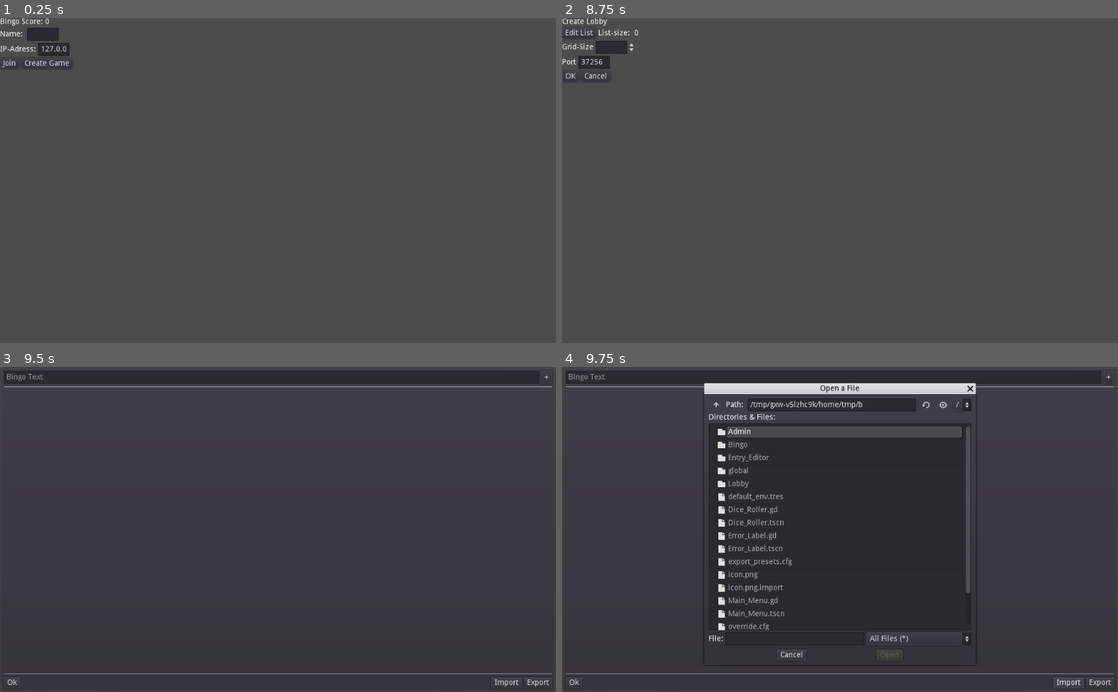
Above: before the commit, frames 1-4 (two rows, left to right).
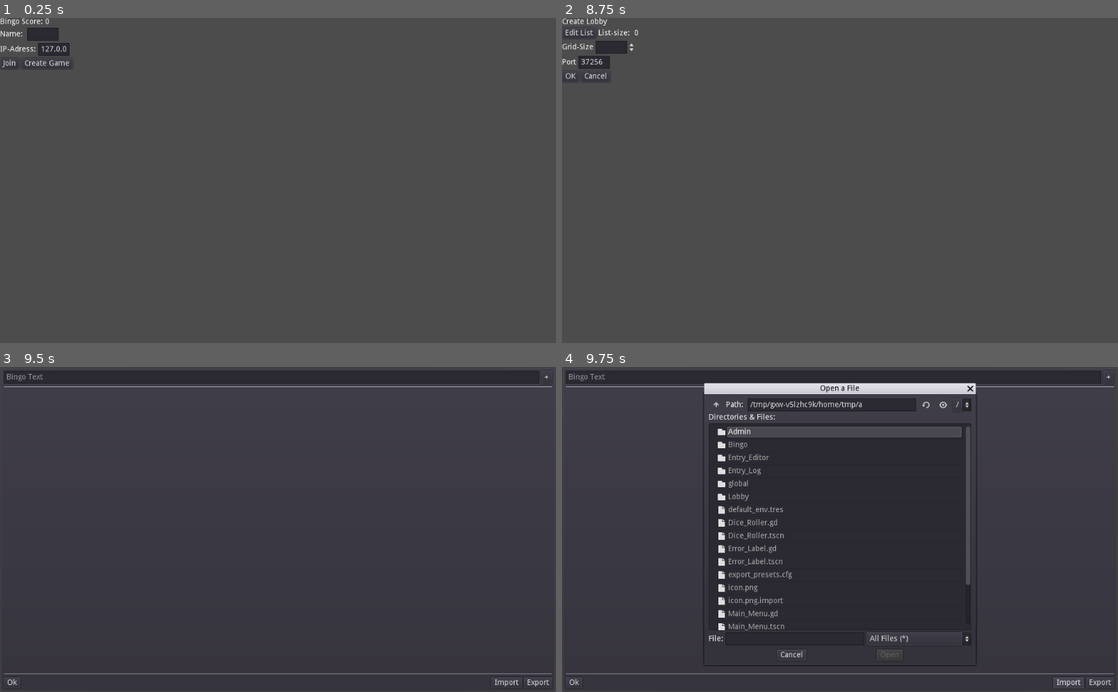
Above: after the commit, the same moments.

Repository: Reneator/Godot-Online-Bingo
Game: Godot game, scene res://Main_Menu.tscn
The game is run twice, just before and just after one commit, with the same random seed, the same clock (stepped at 60 frames per second) and the same inputs.
Inputs (mouse positions are in pixels of both pictures, inside the frame that each line leads up to):
- Up to frame 1 (0.25 s): no input
- Up to frame 2 (8.75 s): click (606, 34) at 0.52 s; type "Alex" at 0.6 s; click "Create Game" at 1.25 s; click "OK" at 2 s; click "OK" at 2.75 s; click "Edit List" at 3.5 s; click (834, 27) at 4.27 s; type "Alex" at 4.35 s; click "+" at 5 s; click "X" at 5.75 s; click "Ok" at 6.5 s; click "Edit List" at 7.25 s; click "Ok" at 8 s
- Up to frame 3 (9.5 s): click "Edit List" at 8.75 s
- Up to frame 4 (9.75 s): click "Import" at 9.5 s

Frames 1-3 are identical in both runs. In frame 4, 0.9% of the frame differs, in the area x 28-74%, y 10-81%.
Error after the commit: Parse Error: Can't access member variable ("grid_size") from a static function. (res://Bingo/Bingo.gd:99)

Commit message:
Improvements
- Started work on Entries-Log (Concept + UI)
- Added bingo-Confirm basic concept

Diff:
--- a/Admin/Admin_Entry_Log.gd
+++ /dev/null
@@ -1,4 +0,0 @@
-extends Node
-
-
-var log_entries = []
--- /dev/null
+++ b/Admin/Bingo_Confirm_Popup.gd
@@ -0,0 +1,35 @@
+extends PanelContainer
+
+
+var bingo_queue = [] #sessions
+
+var validator
+
+var current_session
+
+signal confirmed(session)
+signal rejected(session)
+
+func add_session(session: Session):
+	bingo_queue.append(session)
+	start_session()
+		#add check_with_log
+
+func start_session():
+	if not current_session:
+		current_session = bingo_queue.pop_front()
+		$VBoxContainer/Bingo.initialize_with_session(current_session)
+
+func next_session():
+	current_session = null
+	if bingo_queue.size() > 0:
+		 start_session()
+
+func _on_Confirm_Button_pressed():
+	emit_signal("confirmed", current_session)
+	next_session()
+
+
+func _on_Reject_Button_pressed():
+	emit_signal("rejected", current_session)
+	next_session()
--- /dev/null
+++ b/Admin/Bingo_Confirm_Popup.tscn
@@ -0,0 +1,80 @@
+[gd_scene load_steps=5 format=2]
+
+[ext_resource path="res://Bingo/Bingo_Button.tscn" type="PackedScene" id=1]
+[ext_resource path="res://Bingo/Bingo.tscn" type="PackedScene" id=2]
+[ext_resource path="res://Bingo/Bingo.gd" type="Script" id=3]
+[ext_resource path="res://Admin/Bingo_Confirm_Popup.gd" type="Script" id=4]
+
+[node name="Bingo_Confirm_Popup" type="PanelContainer"]
+visible = false
+margin_left = 249.147
+margin_top = -41.9203
+margin_right = 763.147
+margin_bottom = 520.08
+script = ExtResource( 4 )
+__meta__ = {
+"_edit_use_anchors_": false
+}
+
+[node name="VBoxContainer" type="VBoxContainer" parent="."]
+margin_left = 7.0
+margin_top = 7.0
+margin_right = 507.0
+margin_bottom = 555.0
+
+[node name="HBoxContainer" type="HBoxContainer" parent="VBoxContainer"]
+margin_right = 500.0
+margin_bottom = 20.0
+
+[node name="Bingo_Popup_Label" type="Label" parent="VBoxContainer/HBoxContainer"]
+margin_top = 3.0
+margin_right = 476.0
+margin_bottom = 17.0
+size_flags_horizontal = 3
+text = "Username"
+
+[node name="Close_Button" type="Button" parent="VBoxContainer/HBoxContainer"]
+margin_left = 480.0
+margin_right = 500.0
+margin_bottom = 20.0
+text = "X"
+__meta__ = {
+"_edit_use_anchors_": false
+}
+
+[node name="Bingo" type="GridContainer" parent="VBoxContainer" instance=ExtResource( 2 )]
+margin_top = 24.0
+margin_right = 500.0
+margin_bottom = 524.0
+rect_min_size = Vector2( 500, 500 )
+columns = 3
+script = ExtResource( 3 )
+__meta__ = {
+"_edit_use_anchors_": false
+}
+bingo_element = ExtResource( 1 )
+
+[node name="HBoxContainer2" type="HBoxContainer" parent="VBoxContainer"]
+margin_top = 528.0
+margin_right = 500.0
+margin_bottom = 548.0
+
+[node name="Confirm_Button" type="Button" parent="VBoxContainer/HBoxContainer2"]
+margin_right = 62.0
+margin_bottom = 20.0
+text = "Confirm"
+
+[node name="Label" type="Label" parent="VBoxContainer/HBoxContainer2"]
+margin_left = 66.0
+margin_top = 3.0
+margin_right = 444.0
+margin_bottom = 17.0
+size_flags_horizontal = 3
+
+[node name="Reject_Button" type="Button" parent="VBoxContainer/HBoxContainer2"]
+margin_left = 448.0
+margin_right = 500.0
+margin_bottom = 20.0
+text = "Reject"
+[connection signal="pressed" from="VBoxContainer/HBoxContainer2/Confirm_Button" to="." method="_on_Confirm_Button_pressed"]
+[connection signal="pressed" from="VBoxContainer/HBoxContainer2/Reject_Button" to="." method="_on_Reject_Button_pressed"]
--- a/Admin/Entries_Log_UI.tscn
+++ /dev/null
@@ -1,8 +0,0 @@
-[gd_scene format=2]
-
-[node name="Entries_Log" type="VBoxContainer"]
-margin_left = 455.0
-margin_right = 906.0
-margin_bottom = 26.0
-rect_clip_content = true
-size_flags_horizontal = 3
--- a/Admin/Lobby_Admin.gd
+++ b/Admin/Lobby_Admin.gd
@@ -13,6 +13,9 @@
 	Events.connect("admin_username_clicked", self, "on_username_clicked")
 	$HTTPRequest.connect("request_completed", self, "on_request_completed")
 	$HTTPRequest.request("https://api.ipify.org")
+	$HBoxContainer2/Bingo_Entries_Container.connect("entry_clicked", self, "on_entry_clicked")
+	$HBoxContainer2/Bingo_Entries_Container.initialize(Global.bingo_entries)
+	$Control/Bingo_Confirm_Popup.validator = $HBoxContainer2/Entries_Log
 
 func on_request_completed(result, response_code, headers, body):
 	var string = body.get_string_from_utf8()
@@ -42,7 +45,15 @@
 
 func on_update_client_session(session: Session):
 	session_manager.update_session(session)
-	print("Updating Session!")
+	var is_bingo = check_bingo(session)
+	if is_bingo:
+		$Control/Bingo_Confirm_Popup.show()
+
+
+var bingo_queue = [] #sessions
+
+func check_bingo(session):
+
 
 func _on_Copy_IP_Button_pressed():
 	OS.set_clipboard(full_ip_string)
@@ -62,3 +73,11 @@
 func _on_Close_Button_pressed():
 	$Control/Bingo_Popup.hide()
 	pass # Replace with function body.
+
+
+func _on_Confirm_Button_pressed():
+	$Control/Bingo_Confirm_Popup.hide()
+
+
+func _on_Reject_Button_pressed():
+	$Control/Bingo_Confirm_Popup.hide()
--- a/Admin/Lobby_Admin.tscn
+++ b/Admin/Lobby_Admin.tscn
@@ -1,10 +1,11 @@
-[gd_scene load_steps=6 format=2]
+[gd_scene load_steps=7 format=2]
 
 [ext_resource path="res://Admin/User_List.tscn" type="PackedScene" id=1]
 [ext_resource path="res://Admin/Bingo_Entries_Container.tscn" type="PackedScene" id=2]
 [ext_resource path="res://Admin/Lobby_Admin.gd" type="Script" id=3]
-[ext_resource path="res://Admin/Entries_Log_UI.tscn" type="PackedScene" id=4]
+[ext_resource path="res://Entry_Log/Entries_Log_UI.tscn" type="PackedScene" id=4]
 [ext_resource path="res://Bingo/Bingo.tscn" type="PackedScene" id=5]
+[ext_resource path="res://Admin/Bingo_Confirm_Popup.tscn" type="PackedScene" id=6]
 
 [node name="Lobby_Admin" type="VBoxContainer"]
 anchor_right = 1.0
@@ -126,5 +127,7 @@
 margin_top = 24.0
 margin_right = 500.0
 margin_bottom = 524.0
+
+[node name="Bingo_Confirm_Popup" parent="Control" instance=ExtResource( 6 )]
 [connection signal="pressed" from="HBoxContainer/HBoxContainer/Copy_IP_Button" to="." method="_on_Copy_IP_Button_pressed"]
 [connection signal="pressed" from="Control/Bingo_Popup/VBoxContainer/HBoxContainer/Close_Button" to="." method="_on_Close_Button_pressed"]
--- a/Bingo/Bingo.gd
+++ b/Bingo/Bingo.gd
@@ -1,5 +1,5 @@
 extends GridContainer
-
+class_name Bingo
 
 export (int) var grid_size = 3
 
@@ -21,6 +21,8 @@
 		var element = elements[i]
 		var is_pressed = (pressed == "True")
 		element.pressed = is_pressed
+		if session.bingo_entries_validation.size() > 0:
+			element.is_valid = session.bingo_entries_validation[i]
 
 
 func initialize(entries, _grid_size):
@@ -50,10 +52,11 @@
 func on_bingo_button_pressed():
 	if disabled:
 		return
-	check_for_bingo()
-
 	var entries = get_current_state()
+#	var is_bingo = check_for_bingo(entries)
 	emit_signal("change", entries)
+#	if is_bingo:
+#		emit_signal("bingo")
 
 func get_entries():
 	return get_children()
@@ -66,21 +69,21 @@
 	return entries
 
 
-func check_for_bingo():
+static func check_for_bingo(entries):
 	#here i would have to reset the bingo when the admin rejects
 	var is_bingo = false
+	var rows = get_rows(entries)
+	is_bingo = check_x_rows(entries) or is_bingo
+	is_bingo = check_y_rows(entries) or is_bingo
+	is_bingo = check_diagonal(entries) or is_bingo
+	return is_bingo
+#	if is_bingo:
+#		bingo()
 
-	is_bingo = check_x_rows() or is_bingo
-	is_bingo = check_y_rows() or is_bingo
-	is_bingo = check_diagonal() or is_bingo
-	if is_bingo:
-		bingo()
-
-func check_x_rows():
-	var entries = get_children()
+static func check_x_rows(entries):
 	var index = 0
 
-	var rows = get_rows()
+	var rows = get_rows(entries)
 
 	for x_row in rows:
 		var is_bingo = true
@@ -89,10 +92,7 @@
 		if is_bingo:
 			return true
 
-func get_rows():
-	if rows:
-		return rows
-	var entries = get_entries()
+static func get_rows(entries):
 	var new_array = []
 	var current_array
 	for i in range(entries.size()):
@@ -103,8 +103,8 @@
 		current_array.append(entries[i])
 	return new_array
 
-func check_y_rows():
-	var rows = get_rows()
+static func check_y_rows(entries):
+	var rows = get_rows(entries)
 	for y in range(grid_size):
 		var is_bingo = true
 		for x_row in rows:
@@ -112,8 +112,8 @@
 		if is_bingo:
 			return true
 
-func check_diagonal():
-	var rows = get_rows()
+static func check_diagonal(entries):
+	var rows = get_rows(entries)
 	var has_bingoed = false
 	var is_bingo = true
 	var x = 0
--- a/Bingo/Bingo_Button.gd
+++ b/Bingo/Bingo_Button.gd
@@ -1,4 +1,18 @@
 extends Button
+
+var is_valid
+
+var date_string
+
+
+func _ready():
+	if not do_validation:
+		return
+	if is_valid:
+		self_modulate = Color.green
+	else:
+		self_modulate = Color.red
+
 
 func to_string():
 	return "%s,%s" %[text, pressed]
--- /dev/null
+++ b/Entry_Log/Bingo_Admin_Entries_Log.gd
@@ -0,0 +1,6 @@
+extends Node
+
+var entries_log = []
+
+func add_entry(entry_value):
+	var date_time = OS.get_datetime()
--- /dev/null
+++ b/Entry_Log/Entries_Log_UI.gd
@@ -0,0 +1,10 @@
+extends VBoxContainer
+
+export (PackedScene) var log_entry_scene
+
+func add_entry(entry_value):
+	var date_time = OS.get_datetime()
+	var log_entry = log_entry_scene.instance()
+	log_entry.entry = entry_value
+	log_entry.time_stamp = date_time
+	add_child(log_entry)
--- /dev/null
+++ b/Entry_Log/Entries_Log_UI.tscn
@@ -0,0 +1,15 @@
+[gd_scene load_steps=3 format=2]
+
+[ext_resource path="res://Entry_Log/Entries_Log_UI.gd" type="Script" id=1]
+[ext_resource path="res://Entry_Log/Log_Entry.tscn" type="PackedScene" id=2]
+
+[node name="Entries_Log" type="VBoxContainer"]
+margin_right = 451.0
+margin_bottom = 26.0
+rect_clip_content = true
+size_flags_horizontal = 3
+script = ExtResource( 1 )
+__meta__ = {
+"_edit_use_anchors_": false
+}
+log_entry_scene = ExtResource( 2 )
--- /dev/null
+++ b/Entry_Log/Log_Entry.gd
@@ -0,0 +1,14 @@
+extends Label
+
+var entry : String
+var time_stamp : Dictionary # datetime
+var date_string : String
+
+
+func _ready():
+	text = "%s:%s" % [time_stamp, entry]
+
+func is_created_after(compare_date_string): # checks if the Log_entry was created after the input time_stamp
+	if not date_string:
+		date_string = Date_Util.parse_to_string(time_stamp)
+	return date_string > compare_date_string
--- /dev/null
+++ b/Entry_Log/Log_Entry.tscn
@@ -0,0 +1,11 @@
+[gd_scene load_steps=2 format=2]
+
+[ext_resource path="res://Entry_Log/Log_Entry.gd" type="Script" id=1]
+
+[node name="Label" type="Label"]
+margin_right = 451.0
+margin_bottom = 14.0
+script = ExtResource( 1 )
+__meta__ = {
+"_edit_use_anchors_": false
+}
--- a/Lobby/Lobby_Screen.gd
+++ b/Lobby/Lobby_Screen.gd
@@ -19,6 +19,7 @@
 	var current_session : Session = Global.game_session
 	var update_session = Session.new()
 	update_session.username = current_session.username
+	update_session.peer_id = current_session.peer_id
 	update_session.bingo_entries_state = bingo_state
 	var session_json = update_session.as_json()
 	Game.rpc_id(1, "update_client_session", session_json)
--- /dev/null
+++ b/global/Date_Util.gd
@@ -0,0 +1,5 @@
+extends Node
+class_name Date_Util
+
+static func parse_to_string(date_time):
+	return "%02d.%02d.%02d_%02d:%02d:%02d" % [date_time["year"], date_time["month"],date_time["day"], date_time["hour"], date_time["minute"], date_time["second"]]
--- a/global/Entries_Log_Global.gd
+++ /dev/null
@@ -1 +0,0 @@
-extends Node
--- a/global/Global.gd
+++ b/global/Global.gd
@@ -14,7 +14,6 @@
 var game_session: Session
 
 var upnp
-
 var upnp_port
 
 var is_host = false
--- a/global/Session.gd
+++ b/global/Session.gd
@@ -4,8 +4,10 @@
 var username
 var ip_address
 var lobby_key
+var creation_date
 var bingo_entries = [] # for initialization
 var bingo_entries_state = [] # for the current state of the bingo-field
+var bingo_entries_validation = [] # for validation with the bingo-log
 var grid_size
 var peer_id
 
--- a/project.godot
+++ b/project.godot
@@ -9,10 +9,20 @@
 config_version=4
 
 _global_script_classes=[ {
+"base": "GridContainer",
+"class": "Bingo",
+"language": "GDScript",
+"path": "res://Bingo/Bingo.gd"
+}, {
 "base": "Reference",
 "class": "Create_Lobby_Settings",
 "language": "GDScript",
 "path": "res://global/Create_Lobby_Settings.gd"
+}, {
+"base": "Node",
+"class": "Date_Util",
+"language": "GDScript",
+"path": "res://global/Date_Util.gd"
 }, {
 "base": "Control",
 "class": "Dice_Roller",
@@ -45,7 +55,9 @@
 "path": "res://global/Session_Manager.gd"
 } ]
 _global_script_class_icons={
+"Bingo": "",
 "Create_Lobby_Settings": "",
+"Date_Util": "",
 "Dice_Roller": "",
 "Join_Lobby_Settings": "",
 "List_Entry": "",
@@ -67,6 +79,7 @@
 NetworkMonitor="*res://global/Network_Monitor.gd"
 Game="*res://global/Game.gd"
 Events="*res://global/Events.gd"
+Bingo_Admin_Entries_Log="*res://Entry_Log/Bingo_Admin_Entries_Log.gd"
 
 [rendering]
 
